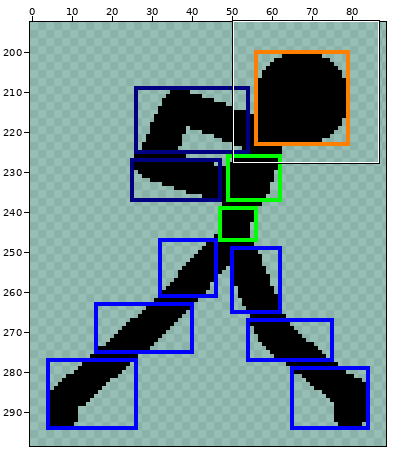
Two versions of one pixel-art file, animations/1030_安迪_疾风横拳.aseprite. The picture above shows the old version from afar; the outline marks the close-up.
Close-up. As it was:
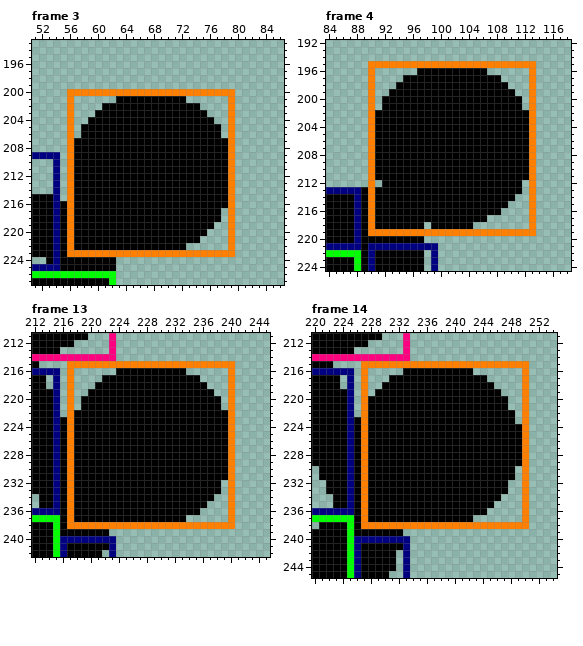
600x300 pixels, 21 frames. Shown: frame 3: x 51..86, y 193..227; frame 4: x 84..118, y 192..224; frame 13: x 212..245, y 211..242; frame 14: x 220..254, y 211..245. The wide view leaves out empty margins. The commit also changed other frames or places, which this record leaves out.
New version:
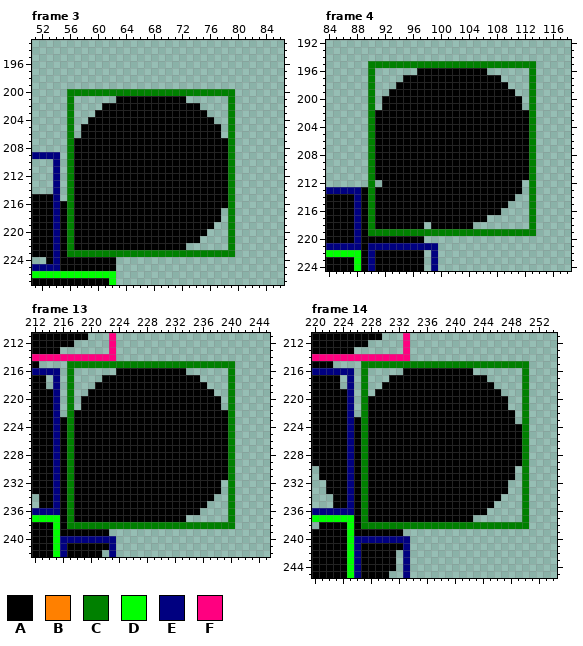
Palette (. is transparent): A #000000  B #ff8000  C #008000  D #00ff00  E #000080  F #ff0080
Edits made:
Frame 3, layer "碰撞层":
The edit turns colour B into colour C in row 200 at x 56 to 79; in rows 201 to 222 at x 56 and 79; in row 223 at x 56 to 79.
Frame 4, layer "碰撞层":
The edit turns colour B into colour C in row 195 at x 90 to 113; in rows 196 to 218 at x 90 and 113; in row 219 at x 90 to 113.
Frame 13, layer "碰撞层":
The edit turns colour B into colour C in row 215 at x 217 to 240; in rows 216 to 237 at x 217 and 240; in row 238 at x 217 to 240.
Frame 14, layer "碰撞层":
The edit turns colour B into colour C in row 215 at x 227 to 250; in rows 216 to 237 at x 227 and 250; in row 238 at x 227 to 250.
Where, in picture pixels (left, top, right, bottom), the same in both close-ups:
changed: (67, 89, 235, 257)
changed: (368, 61, 536, 236)
changed: (67, 361, 235, 529)
changed: (361, 361, 529, 529)
